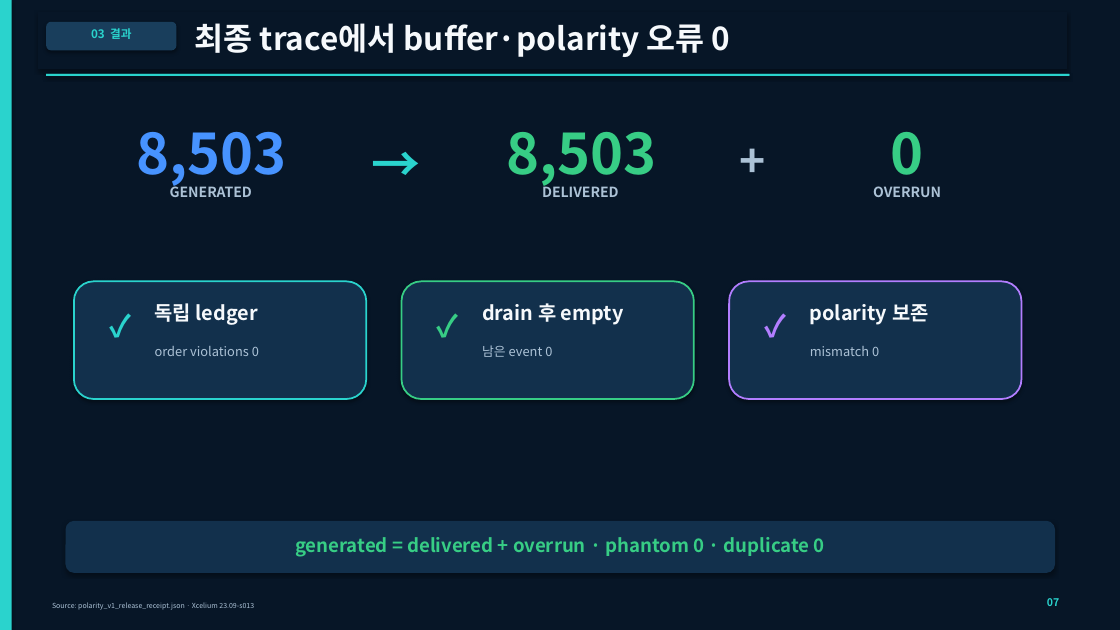
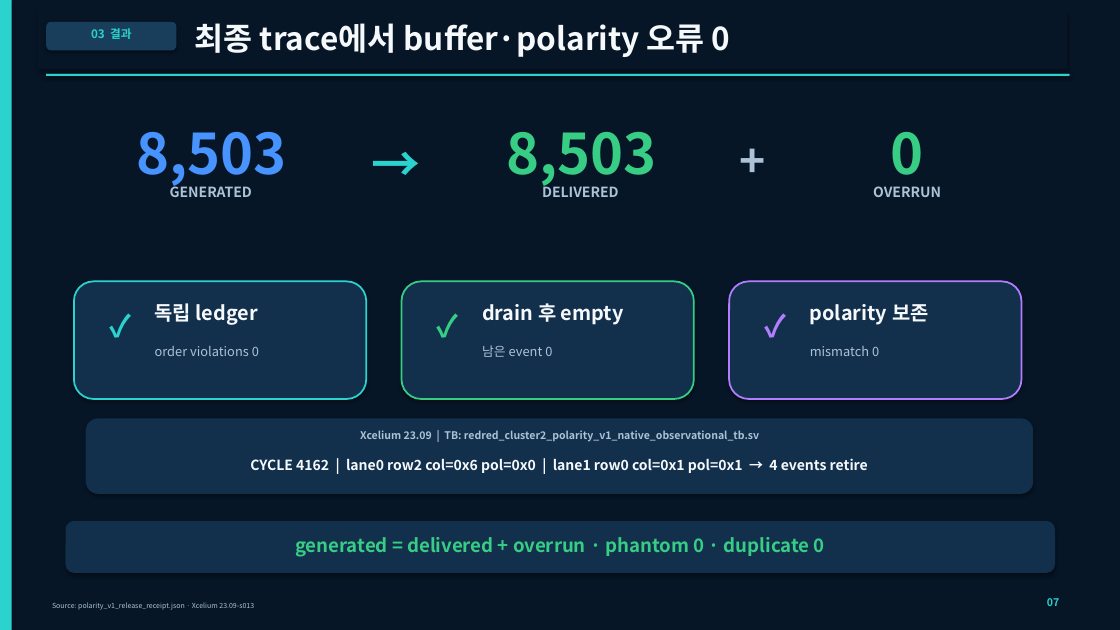
Before and after one commit to chickgoose/AI-semi, a slide deck: slide 7 of submission/cluster2_digital_first_round_20260828/presentation/cluster2_digital_first_round_20260828.pptx. Drawn at 1120x630 pixels with LibreOffice and Linux fonts; fonts in the diff are those of the drawing. Boxes give left, top, right and bottom in pixels: in the first picture for what was removed or moved away, otherwise in the second. Text is boxed around its words. In the diff, an @@ line names an element or a change of style, - is before the commit and + after.

```diff
--- a/submission/cluster2_digital_first_round_20260828/presentation/cluster2_digital_first_round_20260828.pptx
+++ b/submission/cluster2_digital_first_round_20260828/presentation/cluster2_digital_first_round_20260828.pptx
@@ rounded rectangle added at [86,418,1033,494], fill #12304C @@
@@ text added at [360,430,759,442], 9 pt, text #ACC2D6, bold @@
+Xcelium 23.09 | TB: redred_cluster2_polarity_v1_native_observational_tb.sv
@@ text added at [250,458,868,473], 12 pt, text #F6F9FC, bold @@
+CYCLE 4162 | lane0 row2 col=0x6 pol=0x0 | lane1 row0 col=0x1 pol=0x1 → 4 events retire
```
Also in this commit, not shown: 4 other slides changed, 8 other files.
